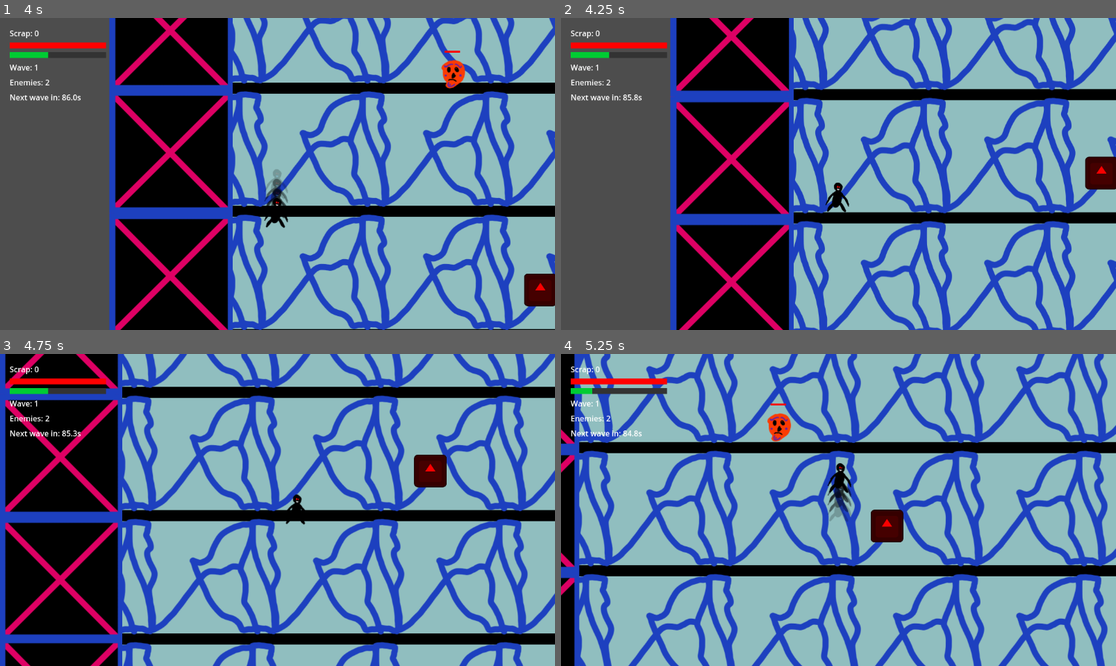
Above: before the commit, frames 1-4 (two rows, left to right).
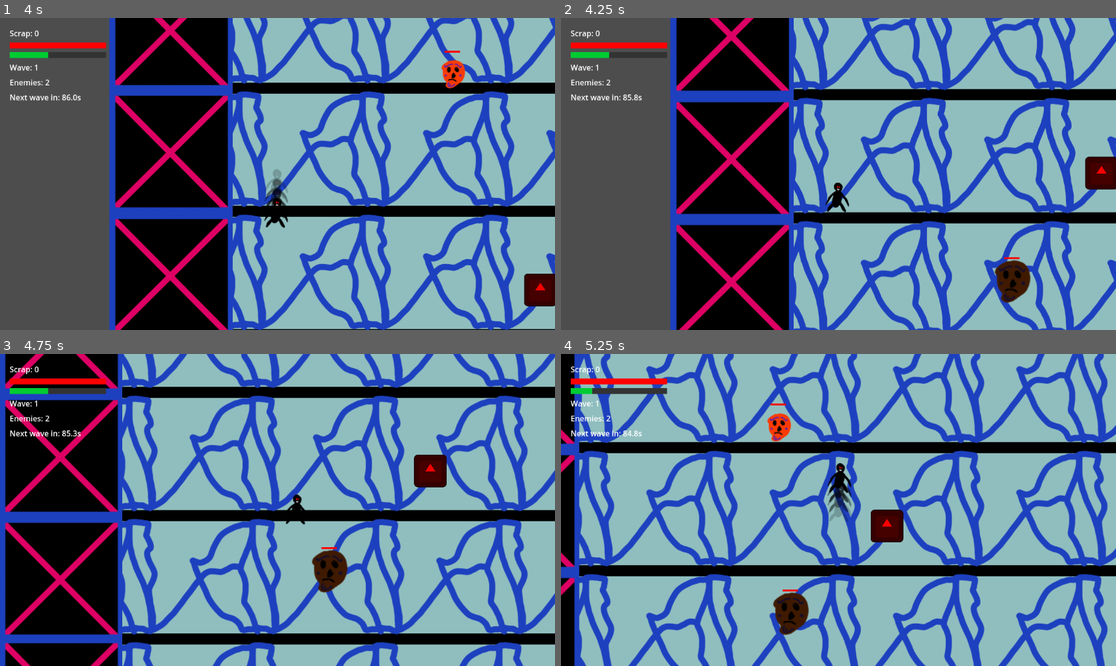
Above: after the commit, the same moments.

Repository: Cywer1/cursor_experimental
Game: Godot game, scene res://scenes/main.tscn
Two runs of this game, one before a commit and one after it. Both use one fixed random seed, a clock stepped at 60 frames per second and the inputs below. The engine's default icon, where the game draws it, is replaced by a stand-in: a white triangle on a blue panel in a dark square.
Inputs:
- Up to frame 1 (4 s): tap Enter at 0.5 s; hold Up (ui_up) 0.53-2.03 s; tap Shift (dash) every 0.75 s from 0.6 to 3.6 s; tap Space at 2 s; hold Left (ui_left) 2.03-3.53 s; hold Down (ui_down) from 3.53 s (still down)
- Up to frame 2 (4.25 s): keep holding Down (ui_down)
- Up to frame 3 (4.75 s): release Down (ui_down) at 4.28 s; hold Right (ui_right) from 4.28 s (still down); tap Shift (dash) at 4.35 s
- Up to frame 4 (5.25 s): release Right (ui_right) at 5.03 s; hold Up (ui_up) from 5.03 s (still down); tap Shift (dash) at 5.1 s

Frame 1 is identical in both runs. In frame 2, 0.7% of the frame differs, in the area x 78-85%, y 76-92%; in frame 3, 0.7%, in the area x 56-63%, y 61-77%; in frame 4, 0.7%.

Commit message:
Made different enemy types and refined them

Diff:
--- a/project.godot
+++ b/project.godot
@@ -32,6 +32,9 @@
 
 [layer_names]
 
+2d_physics/layer_1="Player"
+2d_physics/layer_2="Enemies"
+2d_physics/layer_3="World"
 physics_2d/layer_1="player"
 physics_2d/layer_2="enemies"
 physics_2d/layer_3="walls"
--- /dev/null
+++ b/scenes/enemy_charger.tscn
@@ -0,0 +1,61 @@
+[gd_scene load_steps=6 format=3 uid="uid://bs8rx617nlqrd"]
+
+[ext_resource type="Script" uid="uid://dk1pjsq3pd2cc" path="res://scripts/enemy_charger.gd" id="1_charger"]
+[ext_resource type="Script" uid="uid://bhthewnl54as2" path="res://scripts/enemy_health_bar.gd" id="2_healthbar"]
+[ext_resource type="Texture2D" uid="uid://cyt3l6vovoubw" path="res://assets/sprites/enemy_texture.png" id="3_texture"]
+
+[sub_resource type="RectangleShape2D" id="RectangleShape2D_hitbox"]
+size = Vector2(80, 100)
+
+[sub_resource type="RectangleShape2D" id="RectangleShape2D_body"]
+size = Vector2(35, 55)
+
+[node name="EnemyCharger" type="CharacterBody2D" groups=["enemies"]]
+collision_layer = 2
+collision_mask = 6
+motion_mode = 1
+script = ExtResource("1_charger")
+
+[node name="Hitbox" type="Area2D" parent="."]
+collision_layer = 0
+monitorable = false
+
+[node name="CollisionShape2D" type="CollisionShape2D" parent="Hitbox"]
+position = Vector2(-3.5, -1.5)
+shape = SubResource("RectangleShape2D_hitbox")
+
+[node name="Sprite2D" type="Sprite2D" parent="."]
+modulate = Color(1, 0.6, 0.1, 1)
+texture = ExtResource("3_texture")
+
+[node name="AimLine" type="Line2D" parent="."]
+visible = false
+points = PackedVector2Array(0, 0, 50, 0)
+width = 2.0
+default_color = Color(1, 0, 0, 0.5)
+
+[node name="Ghosts" type="Node2D" parent="."]
+visible = false
+
+[node name="Ghost1" type="Sprite2D" parent="Ghosts"]
+modulate = Color(1, 0.6, 0.1, 1)
+z_index = -1
+texture = ExtResource("3_texture")
+
+[node name="Ghost2" type="Sprite2D" parent="Ghosts"]
+modulate = Color(1, 0.6, 0.1, 1)
+z_index = -1
+texture = ExtResource("3_texture")
+
+[node name="Ghost3" type="Sprite2D" parent="Ghosts"]
+modulate = Color(1, 0.6, 0.1, 1)
+z_index = -1
+texture = ExtResource("3_texture")
+
+[node name="HealthBar" type="Node2D" parent="."]
+position = Vector2(-3.5, -45)
+script = ExtResource("2_healthbar")
+
+[node name="CollisionShape2D" type="CollisionShape2D" parent="."]
+position = Vector2(-3.5, -1.5)
+shape = SubResource("RectangleShape2D_body")
--- /dev/null
+++ b/scenes/enemy_shooter.tscn
@@ -0,0 +1,37 @@
+[gd_scene load_steps=6 format=3 uid="uid://f4ufr6rda2i4"]
+
+[ext_resource type="Script" uid="uid://dbiawcq0706cm" path="res://scripts/enemy_shooter.gd" id="1_shooter"]
+[ext_resource type="Script" uid="uid://bhthewnl54as2" path="res://scripts/enemy_health_bar.gd" id="2_healthbar"]
+[ext_resource type="Texture2D" uid="uid://cyt3l6vovoubw" path="res://assets/sprites/enemy_texture.png" id="3_texture"]
+
+[sub_resource type="RectangleShape2D" id="RectangleShape2D_hitbox"]
+size = Vector2(80, 100)
+
+[sub_resource type="RectangleShape2D" id="RectangleShape2D_body"]
+size = Vector2(35, 55)
+
+[node name="EnemyShooter" type="CharacterBody2D" groups=["enemies"]]
+collision_layer = 2
+collision_mask = 6
+motion_mode = 1
+script = ExtResource("1_shooter")
+
+[node name="Hitbox" type="Area2D" parent="."]
+collision_layer = 0
+monitorable = false
+
+[node name="CollisionShape2D" type="CollisionShape2D" parent="Hitbox"]
+position = Vector2(-3.5, -1.5)
+shape = SubResource("RectangleShape2D_hitbox")
+
+[node name="Sprite2D" type="Sprite2D" parent="."]
+modulate = Color(0.65, 0.2, 0.9, 1)
+texture = ExtResource("3_texture")
+
+[node name="HealthBar" type="Node2D" parent="."]
+position = Vector2(-3.5, -45)
+script = ExtResource("2_healthbar")
+
+[node name="CollisionShape2D" type="CollisionShape2D" parent="."]
+position = Vector2(-3.5, -1.5)
+shape = SubResource("RectangleShape2D_body")
--- /dev/null
+++ b/scenes/enemy_tank.tscn
@@ -0,0 +1,38 @@
+[gd_scene load_steps=6 format=3 uid="uid://v3r7054acm3c"]
+
+[ext_resource type="Script" uid="uid://g7jjnxxyq2ea" path="res://scripts/enemy_tank.gd" id="1_tank"]
+[ext_resource type="Script" uid="uid://bhthewnl54as2" path="res://scripts/enemy_health_bar.gd" id="2_healthbar"]
+[ext_resource type="Texture2D" uid="uid://cyt3l6vovoubw" path="res://assets/sprites/enemy_texture.png" id="3_texture"]
+
+[sub_resource type="RectangleShape2D" id="RectangleShape2D_hitbox"]
+size = Vector2(120, 150)
+
+[sub_resource type="RectangleShape2D" id="RectangleShape2D_body"]
+size = Vector2(52.5, 82.5)
+
+[node name="EnemyTank" type="CharacterBody2D" groups=["enemies"]]
+collision_layer = 2
+collision_mask = 6
+motion_mode = 1
+script = ExtResource("1_tank")
+
+[node name="Hitbox" type="Area2D" parent="."]
+collision_layer = 0
+monitorable = false
+
+[node name="CollisionShape2D" type="CollisionShape2D" parent="Hitbox"]
+position = Vector2(-3.5, -1.5)
+shape = SubResource("RectangleShape2D_hitbox")
+
+[node name="Sprite2D" type="Sprite2D" parent="."]
+modulate = Color(0.25, 0.45, 0.25, 1)
+scale = Vector2(1.5, 1.5)
+texture = ExtResource("3_texture")
+
+[node name="HealthBar" type="Node2D" parent="."]
+position = Vector2(-3.5, -45)
+script = ExtResource("2_healthbar")
+
+[node name="CollisionShape2D" type="CollisionShape2D" parent="."]
+position = Vector2(-3.5, -1.5)
+shape = SubResource("RectangleShape2D_body")
--- a/scenes/main.tscn
+++ b/scenes/main.tscn
@@ -6,6 +6,7 @@
 [ext_resource type="Texture2D" uid="uid://c57syk66xra2m" path="res://assets/sprites/floor_tileable_256x256.png" id="4_texture"]
 [ext_resource type="Script" uid="uid://dn5ajkmtj54fy" path="res://scripts/game_over_ui.gd" id="5_gameover"]
 [ext_resource type="Script" uid="uid://dxqfvkl0pwgxd" path="res://scripts/game_manager.gd" id="6_gamemanager"]
+[ext_resource type="PackedScene" uid="uid://v3r7054acm3c" path="res://scenes/enemy_tank.tscn" id="7_o6xl0"]
 
 [node name="Main" type="Node2D"]
 
@@ -79,3 +80,6 @@
 text = "Quit"
 
 [node name="Hazards" type="Node2D" parent="."]
+
+[node name="EnemyTank" parent="." instance=ExtResource("7_o6xl0")]
+position = Vector2(385, 1085)
--- /dev/null
+++ b/scenes/projectile.tscn
@@ -0,0 +1,24 @@
+[gd_scene load_steps=4 format=3 uid="uid://bjsnikoa1jyvm"]
+
+[ext_resource type="Script" uid="uid://drlm8rua614c4" path="res://scripts/projectile.gd" id="1_script"]
+
+[sub_resource type="NoiseTexture2D" id="NoiseTexture2D_c8fcr"]
+
+[sub_resource type="RectangleShape2D" id="RectangleShape2D_c8fcr"]
+size = Vector2(42, 6)
+
+[node name="Projectile" type="Area2D" groups=["projectiles"]]
+collision_layer = 2
+collision_mask = 5
+monitorable = false
+script = ExtResource("1_script")
+
+[node name="Sprite2D" type="Sprite2D" parent="."]
+modulate = Color(0.6, 0.2, 0.9, 1)
+scale = Vector2(0.0820313, 0.0117188)
+texture = SubResource("NoiseTexture2D_c8fcr")
+
+[node name="CollisionShape2D" type="CollisionShape2D" parent="."]
+shape = SubResource("RectangleShape2D_c8fcr")
+
+[node name="VisibleOnScreenNotifier2D" type="VisibleOnScreenNotifier2D" parent="."]
--- a/scripts/enemy.gd
+++ b/scripts/enemy.gd
@@ -14,6 +14,7 @@
 const KNOCKBACK_STOP_SPEED := 50.0
 
 var health := MAX_HEALTH
+var max_health: float = MAX_HEALTH
 var hit_cooldown_timer := 0.0
 var knockback_velocity := Vector2.ZERO
 var is_knocked_back := false
--- /dev/null
+++ b/scripts/enemy_charger.gd
@@ -0,0 +1,208 @@
+extends "res://scripts/enemy.gd"
+
+enum State { CHASE, PREPARE, DASH, TIRED }
+
+# Ranges for unpredictable AI
+const CHASE_SPEED_MIN := 100.0
+const CHASE_SPEED_MAX := 140.0
+const CHARGE_RANGE_MIN := 220.0
+const CHARGE_RANGE_MAX := 280.0
+const CIRCLE_STRAFE_SPEED := 55.0
+const CHARGE_DELAY_MIN := 0.5
+const CHARGE_DELAY_MAX := 2.0
+const PREPARE_DURATION_MIN := 0.4
+const PREPARE_DURATION_MAX := 1.0
+const CHARGE_SPEED_MIN := 750.0
+const CHARGE_SPEED_MAX := 850.0
+const DASH_DURATION_MIN := 0.25
+const DASH_DURATION_MAX := 0.35
+const TIRED_DURATION_MIN := 1.2
+const TIRED_DURATION_MAX := 1.8
+const TIRED_FRICTION := 400.0
+const AIM_LINE_MAX_LENGTH := 600.0
+const CHARGE_ENEMY_DAMAGE := 50.0
+const CHARGE_KNOCKBACK_STRENGTH := 1000.0
+const DASH_ROTATION_SPEED := 25.0
+const GHOST_OFFSET_1 := 20.0
+const GHOST_OFFSET_2 := 40.0
+const GHOST_OFFSET_3 := 60.0
+const AIM_WOBBLE_AMOUNT := 0.15
+
+var state := State.CHASE
+var charge_delay_timer := 0.0
+var prepare_timer := 0.0
+var dash_timer := 0.0
+var tired_timer := 0.0
+var aim_direction := Vector2.RIGHT
+var charge_speed := 800.0
+var tired_rotation_speed := DASH_ROTATION_SPEED
+
+@onready var aim_line: Line2D = $AimLine
+@onready var sprite: Sprite2D = $Sprite2D
+@onready var ghosts_container: Node2D = get_node_or_null("Ghosts")
+@onready var ghost1: Sprite2D = get_node_or_null("Ghosts/Ghost1")
+@onready var ghost2: Sprite2D = get_node_or_null("Ghosts/Ghost2")
+@onready var ghost3: Sprite2D = get_node_or_null("Ghosts/Ghost3")
+
+func _ready() -> void:
+	_setup_dashed_aim_line()
+	if ghosts_container != null:
+		ghosts_container.visible = false
+
+func _setup_dashed_aim_line() -> void:
+	var gradient := Gradient.new()
+	gradient.interpolation_mode = Gradient.GRADIENT_INTERPOLATE_CONSTANT
+	gradient.add_point(0.0, Color(1, 0, 0, 1))
+	gradient.add_point(0.5, Color(1, 0, 0, 0))
+	var tex := GradientTexture1D.new()
+	tex.gradient = gradient
+	aim_line.texture = tex
+	aim_line.texture_mode = Line2D.LINE_TEXTURE_TILE
+	aim_line.texture_repeat = CanvasItem.TEXTURE_REPEAT_ENABLED
+	aim_line.width = 4.0
+
+func _physics_process(delta: float) -> void:
+	hit_cooldown_timer = maxf(0.0, hit_cooldown_timer - delta)
+	_check_hitbox_overlap()
+	if is_knocked_back:
+		velocity = velocity.move_toward(Vector2.ZERO, FRICTION * delta)
+		knockback_velocity = velocity
+		rotation += velocity.length() * 0.008 * delta
+		if velocity.length() < KNOCKBACK_STOP_SPEED:
+			is_knocked_back = false
+			knockback_velocity = Vector2.ZERO
+		move_and_slide()
+		_check_pinball_collision()
+		return
+
+	var player := get_tree().get_first_node_in_group("player") as CharacterBody2D
+	match state:
+		State.CHASE:
+			_chase_state(delta, player)
+		State.PREPARE:
+			_prepare_state(delta)
+		State.DASH:
+			_dash_state(delta)
+		State.TIRED:
+			_tired_state(delta)
+
+	# If we are in a normal state (CHASE or PREPARE) and not knocked back,
+	# smoothly rotate back to upright (0 degrees).
+	if state == State.CHASE or state == State.PREPARE:
+		rotation = lerp_angle(rotation, 0.0, delta * 8.0)
+
+	move_and_slide()
+	if state == State.DASH:
+		_check_charge_collisions()
+	_check_pinball_collision()
+	_update_ghosts()
+
+func _chase_state(delta: float, player: CharacterBody2D) -> void:
+	if player == null:
+		velocity = Vector2.ZERO
+		return
+	var dir := (player.global_position - global_position).normalized()
+	var dist := global_position.distance_to(player.global_position)
+	var charge_range := randf_range(CHARGE_RANGE_MIN, CHARGE_RANGE_MAX)
+	if dist < charge_range:
+		if charge_delay_timer <= 0.0:
+			charge_delay_timer = randf_range(CHARGE_DELAY_MIN, CHARGE_DELAY_MAX)
+		charge_delay_timer -= delta
+		# Circle strafe: move perpendicular to player while waiting to charge
+		var perpendicular := Vector2(-dir.y, dir.x)
+		velocity = perpendicular * CIRCLE_STRAFE_SPEED
+		if charge_delay_timer <= 0.0:
+			state = State.PREPARE
+			prepare_timer = randf_range(PREPARE_DURATION_MIN, PREPARE_DURATION_MAX)
+			aim_direction = dir
+	else:
+		var chase_speed := randf_range(CHASE_SPEED_MIN, CHASE_SPEED_MAX)
+		velocity = dir * chase_speed
+
+func _prepare_state(delta: float) -> void:
+	velocity = Vector2.ZERO
+	aim_line.visible = true
+	var line_length := _get_aim_line_length()
+	var wobble := randf_range(-AIM_WOBBLE_AMOUNT, AIM_WOBBLE_AMOUNT)
+	var local_dir := aim_direction.rotated(-global_rotation + wobble)
+	aim_line.points = [Vector2.ZERO, local_dir * line_length]
+	prepare_timer -= delta
+	if prepare_timer <= 0.0:
+		state = State.DASH
+		dash_timer = randf_range(DASH_DURATION_MIN, DASH_DURATION_MAX)
+		charge_speed = randf_range(CHARGE_SPEED_MIN, CHARGE_SPEED_MAX)
+		aim_line.visible = false
+		tired_rotation_speed = DASH_ROTATION_SPEED
+
+func _dash_state(delta: float) -> void:
+	velocity = aim_direction * charge_speed
+	rotation += DASH_ROTATION_SPEED * delta
+	dash_timer -= delta
+	if dash_timer <= 0.0:
+		state = State.TIRED
+		tired_rotation_speed = 0.0
+		tired_timer = randf_range(TIRED_DURATION_MIN, TIRED_DURATION_MAX)
+
+func _tired_state(delta: float) -> void:
+	velocity = velocity.move_toward(Vector2.ZERO, TIRED_FRICTION * delta)
+	tired_rotation_speed = move_toward(tired_rotation_speed, 0.0, 40.0 * delta)
+	if tired_rotation_speed > 0.01:
+		rotation += tired_rotation_speed * delta
+	tired_timer -= delta
+	if tired_timer <= 0.0:
+		state = State.CHASE
+		charge_delay_timer = 0.0
+
+func _update_ghosts() -> void:
+	if ghosts_container == null or ghost1 == null or ghost2 == null or ghost3 == null:
+		return
+	if state == State.DASH and velocity.length() > 10.0:
+		ghosts_container.visible = true
+		var dir := -velocity.normalized()
+		if dir.length() < 0.01:
+			dir = Vector2.RIGHT
+		var color := Color(1.0, 0.6, 0.1)
+		ghost1.position = dir * GHOST_OFFSET_1
+		ghost1.modulate = Color(color.r, color.g, color.b, 0.6)
+		ghost1.flip_h = sprite.flip_h
+		ghost2.position = dir * GHOST_OFFSET_2
+		ghost2.modulate = Color(color.r, color.g, color.b, 0.4)
+		ghost2.flip_h = sprite.flip_h
+		ghost3.position = dir * GHOST_OFFSET_3
+		ghost3.modulate = Color(color.r, color.g, color.b, 0.2)
+		ghost3.flip_h = sprite.flip_h
+	else:
+		ghosts_container.visible = false
+
+func _get_aim_line_length() -> float:
+	var from_pos := global_position
+	var to_pos := global_position + aim_direction * AIM_LINE_MAX_LENGTH
+	var space := get_world_2d().direct_space_state
+	var query := PhysicsRayQueryParameters2D.create(from_pos, to_pos)
+	query.exclude = [get_rid()]
+	var result := space.intersect_ray(query)
+	if not result:
+		return AIM_LINE_MAX_LENGTH
+	return from_pos.distance_to(result.position)
+
+func _check_charge_collisions() -> void:
+	var count := get_slide_collision_count()
+	for i in count:
+		var collision := get_slide_collision(i)
+		var collider := collision.get_collider()
+		if collider.is_in_group("enemies") and collider != self:
+			collider.take_damage(CHARGE_ENEMY_DAMAGE, velocity.normalized(), CHARGE_KNOCKBACK_STRENGTH)
+			_trigger_screen_shake(12.0, 0.2)
+		elif collider.is_in_group("player"):
+			if collider.take_damage(CONTACT_DAMAGE):
+				var dir: Vector2 = (collider.global_position - global_position).normalized()
+				if dir.length() > 0.01:
+					collider.apply_knockback(dir * 400.0)
+			_trigger_screen_shake(8.0, 0.15)
+
+func _trigger_screen_shake(intensity: float, duration: float) -> void:
+	var player_node := get_tree().get_first_node_in_group("player")
+	if player_node != null and player_node.has_node("Camera2D"):
+		var cam := player_node.get_node("Camera2D")
+		if cam.has_method("apply_shake"):
+			cam.apply_shake(intensity, duration)
--- a/scripts/enemy_health_bar.gd
+++ b/scripts/enemy_health_bar.gd
@@ -7,7 +7,7 @@
 
 func _process(_delta: float) -> void:
 	var enemy := get_parent()
-	if not "health" in enemy or not "MAX_HEALTH" in enemy:
+	if not "health" in enemy:
 		return
 	var current: float = enemy.health
 	if current != _last_health:
@@ -16,10 +16,10 @@
 
 func _draw() -> void:
 	var enemy := get_parent()
-	if not "health" in enemy or not "MAX_HEALTH" in enemy:
+	if not "health" in enemy:
 		return
 	var h: float = enemy.health
-	var max_h: float = enemy.MAX_HEALTH
+	var max_h: float = enemy.get("max_health") if enemy.get("max_health") != null else enemy.MAX_HEALTH
 	var ratio := clampf(h / max_h, 0.0, 1.0) if max_h > 0.0 else 0.0
 
 	var bg_rect := Rect2(-BAR_WIDTH / 2.0, -BAR_HEIGHT / 2.0, BAR_WIDTH, BAR_HEIGHT)
--- /dev/null
+++ b/scripts/enemy_shooter.gd
@@ -0,0 +1,91 @@
+extends "res://scripts/enemy.gd"
+
+enum State { MAINTAIN_DIST, SHOOT }
+
+const SHOOTER_SPEED := 100.0
+const MIN_DIST := 300.0
+const MAX_DIST := 500.0
+const SHOOT_INTERVAL := 2.0
+const SHOOT_FLASH_DURATION := 0.2
+const AIM_RANDOM_RANGE := 25.0
+
+const PROJECTILE_SCENE := preload("res://scenes/projectile.tscn") as PackedScene
+
+var state := State.MAINTAIN_DIST
+var shoot_timer := 0.0
+var shoot_flash_timer := 0.0
+var _normal_modulate: Color = Color(0.65, 0.2, 0.9, 1)
+
+@onready var sprite: Sprite2D = $Sprite2D
+
+func _ready() -> void:
+	_normal_modulate = sprite.modulate
+
+func _physics_process(delta: float) -> void:
+	hit_cooldown_timer = maxf(0.0, hit_cooldown_timer - delta)
+	_check_hitbox_overlap()
+	if is_knocked_back:
+		velocity = velocity.move_toward(Vector2.ZERO, FRICTION * delta)
+		knockback_velocity = velocity
+		rotation += velocity.length() * 0.008 * delta
+		if velocity.length() < KNOCKBACK_STOP_SPEED:
+			is_knocked_back = false
+			knockback_velocity = Vector2.ZERO
+		move_and_slide()
+		_check_pinball_collision()
+		return
+
+	var player := get_tree().get_first_node_in_group("player") as CharacterBody2D
+
+	if shoot_flash_timer > 0.0:
+		shoot_flash_timer -= delta
+		if shoot_flash_timer <= 0.0:
+			sprite.modulate = _normal_modulate
+
+	match state:
+		State.MAINTAIN_DIST:
+			shoot_timer -= delta
+			if shoot_timer <= 0.0:
+				state = State.SHOOT
+				velocity = Vector2.ZERO
+				sprite.modulate = Color.WHITE
+				shoot_flash_timer = SHOOT_FLASH_DURATION
+				_fire_projectile(player)
+				shoot_timer = SHOOT_INTERVAL
+			elif player != null:
+				var dist := global_position.distance_to(player.global_position)
+				var dir: Vector2
+				if dist < MIN_DIST:
+					dir = (global_position - player.global_position).normalized()
+				elif dist > MAX_DIST:
+					dir = (player.global_position - global_position).normalized()
+				else:
+					dir = Vector2.ZERO
+				if dir.length() > 0.01:
+					velocity = dir * SHOOTER_SPEED
+				else:
+					velocity = Vector2.ZERO
+			else:
+				velocity = Vector2.ZERO
+		State.SHOOT:
+			velocity = Vector2.ZERO
+			state = State.MAINTAIN_DIST
+
+	rotation = lerp_angle(rotation, 0.0, delta * 5.0)
+	move_and_slide()
+	_check_pinball_collision()
+
+func _fire_projectile(player: CharacterBody2D) -> void:
+	if player == null:
+		return
+	var target := player.global_position + Vector2(
+		randf_range(-AIM_RANDOM_RANGE, AIM_RANDOM_RANGE),
+		randf_range(-AIM_RANDOM_RANGE, AIM_RANDOM_RANGE)
+	)
+	var dir := (target - global_position).normalized()
+	if dir.length() < 0.01:
+		dir = Vector2.RIGHT
+	var proj := PROJECTILE_SCENE.instantiate() as Area2D
+	proj.global_position = global_position
+	proj.direction = dir
+	get_parent().add_child(proj)
--- /dev/null
+++ b/scripts/enemy_tank.gd
@@ -0,0 +1,43 @@
+extends "res://scripts/enemy.gd"
+
+const TANK_MAX_HEALTH := 150.0
+const TANK_SPEED := 60.0
+const KNOCKBACK_RESISTANCE := 0.1
+const CONTACT_KNOCKBACK := 1000.0
+
+func _ready() -> void:
+	health = TANK_MAX_HEALTH
+	set("max_health", TANK_MAX_HEALTH)
+
+func take_damage(amount: float, knockback_force: Vector2 = Vector2.ZERO, knockback_strength: float = 0.0) -> void:
+	var reduced_strength := knockback_strength * KNOCKBACK_RESISTANCE
+	super.take_damage(amount, knockback_force, reduced_strength)
+
+func _chase_player(_delta: float) -> void:
+	var player := get_tree().get_first_node_in_group("player") as CharacterBody2D
+	if player == null:
+		velocity = Vector2.ZERO
+		return
+	var direction := (player.global_position - global_position).normalized()
+	for hazard in get_tree().get_nodes_in_group("hazards"):
+		var node := hazard as Node2D
+		if node != null:
+			var d := global_position.distance_to(node.global_position)
+			if d < HAZARD_AVOID_DISTANCE and d > 0.01:
+				direction += (global_position - node.global_position).normalized()
+	if direction.length() > 0.01:
+		direction = direction.normalized()
+	velocity = direction * TANK_SPEED
+
+func _check_hitbox_overlap() -> void:
+	for body in hitbox.get_overlapping_bodies():
+		if body == self:
+			continue
+		if body.is_in_group("player"):
+			if hit_cooldown_timer <= 0.0 and body.take_damage(CONTACT_DAMAGE):
+				hit_cooldown_timer = HIT_COOLDOWN
+				var dir := (body.global_position - global_position).normalized()
+				if dir.length() < 0.01:
+					dir = Vector2.RIGHT
+				body.apply_knockback(dir * CONTACT_KNOCKBACK)
+			break
--- a/scripts/game_manager.gd
+++ b/scripts/game_manager.gd
@@ -1,7 +1,14 @@
 extends Node
 
 const ENEMY_SCENE := preload("res://scenes/enemy.tscn") as PackedScene
+const ENEMY_CHARGER_SCENE := preload("res://scenes/enemy_charger.tscn") as PackedScene
+const ENEMY_SHOOTER_SCENE := preload("res://scenes/enemy_shooter.tscn") as PackedScene
+const ENEMY_TANK_SCENE := preload("res://scenes/enemy_tank.tscn") as PackedScene
 const HAZARD_SCENE := preload("res://scenes/hazard.tscn") as PackedScene
+const CHARGER_SPAWN_CHANCE := 0.2
+const SHOOTER_SPAWN_CHANCE := 0.15
+const TANK_SPAWN_CHANCE := 0.15
+const TANK_WAVE_MIN := 4
 const SHOP_SCENE := preload("res://scenes/shop.tscn") as PackedScene
 const SPAWN_BOUNDS_MIN := Vector2(100, 100)
 const SPAWN_BOUNDS_MAX := Vector2(2540, 1520)
@@ -94,7 +101,17 @@
 const HAZARD_SPAWN_ATTEMPTS := 30
 
 func _spawn_enemy() -> void:
-	var enemy := ENEMY_SCENE.instantiate() as Node2D
+	var use_tank := current_wave >= TANK_WAVE_MIN and randf() < TANK_SPAWN_CHANCE
+	var use_shooter := current_wave >= 3 and randf() < SHOOTER_SPAWN_CHANCE
+	var use_charger := current_wave >= 2 and randf() < CHARGER_SPAWN_CHANCE
+	var scene: PackedScene = ENEMY_SCENE
+	if use_tank:
+		scene = ENEMY_TANK_SCENE
+	elif use_shooter:
+		scene = ENEMY_SHOOTER_SCENE
+	elif use_charger:
+		scene = ENEMY_CHARGER_SCENE
+	var enemy: Node2D = scene.instantiate() as Node2D
 	var pos: Vector2
 	for attempt in SPAWN_SAFE_ATTEMPTS:
 		pos = Vector2(
--- /dev/null
+++ b/scripts/projectile.gd
@@ -0,0 +1,57 @@
+extends Area2D
+
+var speed: float = 400.0
+var direction: Vector2 = Vector2.RIGHT
+var damage: float = 10.0
+var is_hostile: bool = true
+
+const HOMING_RANGE := 800.0
+
+func _get_homing_target() -> Vector2:
+	var nearest: Node2D = null
+	var nearest_dist := HOMING_RANGE
+	for node in get_tree().get_nodes_in_group("enemies"):
+		var n2d := node as Node2D
+		if n2d == null:
+			continue
+		var d := global_position.distance_to(n2d.global_position)
+		if d < nearest_dist and d > 0.01:
+			nearest_dist = d
+			nearest = n2d
+	if nearest != null:
+		var to_enemy := (nearest.global_position - global_position).normalized()
+		if to_enemy.length() > 0.01:
+			return to_enemy
+	return -direction
+
+func _ready() -> void:
+	body_entered.connect(_on_body_entered)
+	$VisibleOnScreenNotifier2D.screen_exited.connect(queue_free)
+	rotation = direction.angle()
+
+func _physics_process(delta: float) -> void:
+	rotation = direction.angle()
+	global_position += direction * speed * delta
+
+func _on_body_entered(body: Node2D) -> void:
+	if body.is_in_group("player"):
+		if body.get("is_dashing") == true:
+			# Deflect: homing toward nearest enemy or reverse path
+			is_hostile = false
+			direction = _get_homing_target()
+			if direction.length() < 0.01:
+				direction = Vector2.RIGHT
+			rotation = direction.angle()
+			speed *= 1.5
+			modulate = Color(0, 1, 1)
+			set_collision_mask_value(1, false)
+			set_collision_mask_value(2, true)
+			return
+		body.take_damage(damage)
+		queue_free()
+	elif body.is_in_group("enemies"):
+		if not is_hostile:
+			body.take_damage(50.0, direction, 1000.0)
+			queue_free()
+	else:
+		queue_free()
Not shown: 1 places in scenes/main.tscn that only renumber resources
Not shown, added: scripts/enemy_charger.gd.uid
Not shown, added: scripts/enemy_shooter.gd.uid
Not shown, added: scripts/enemy_tank.gd.uid
Not shown, added: scripts/projectile.gd.uid
